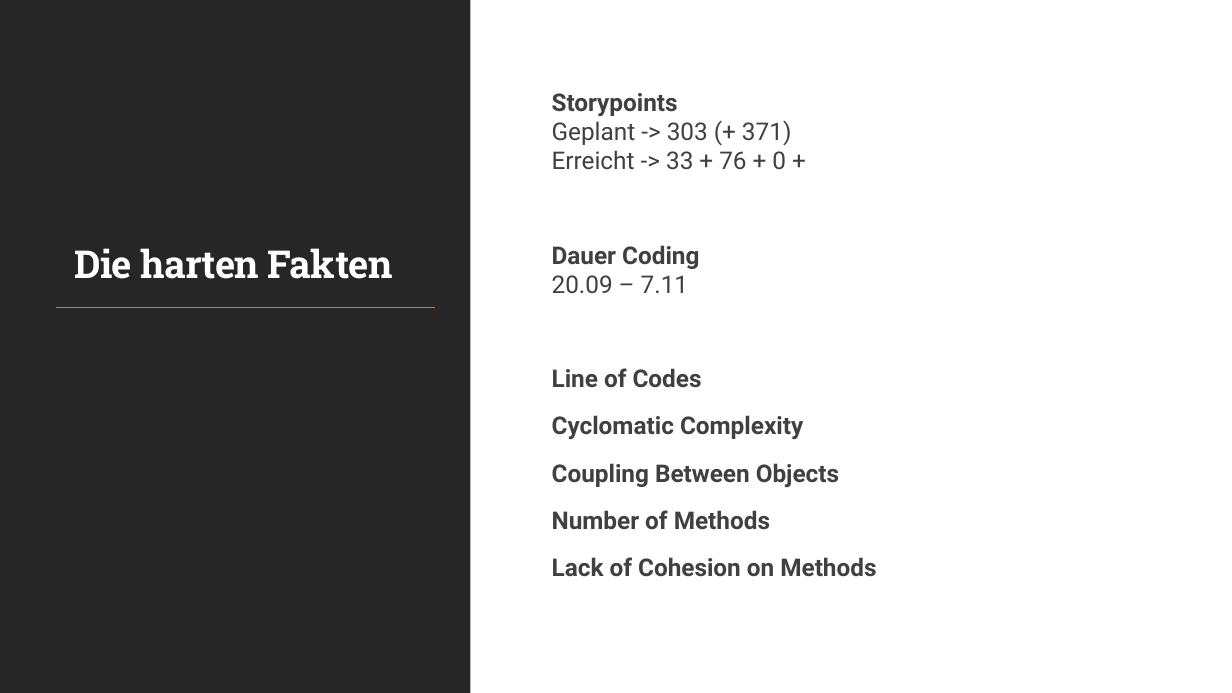
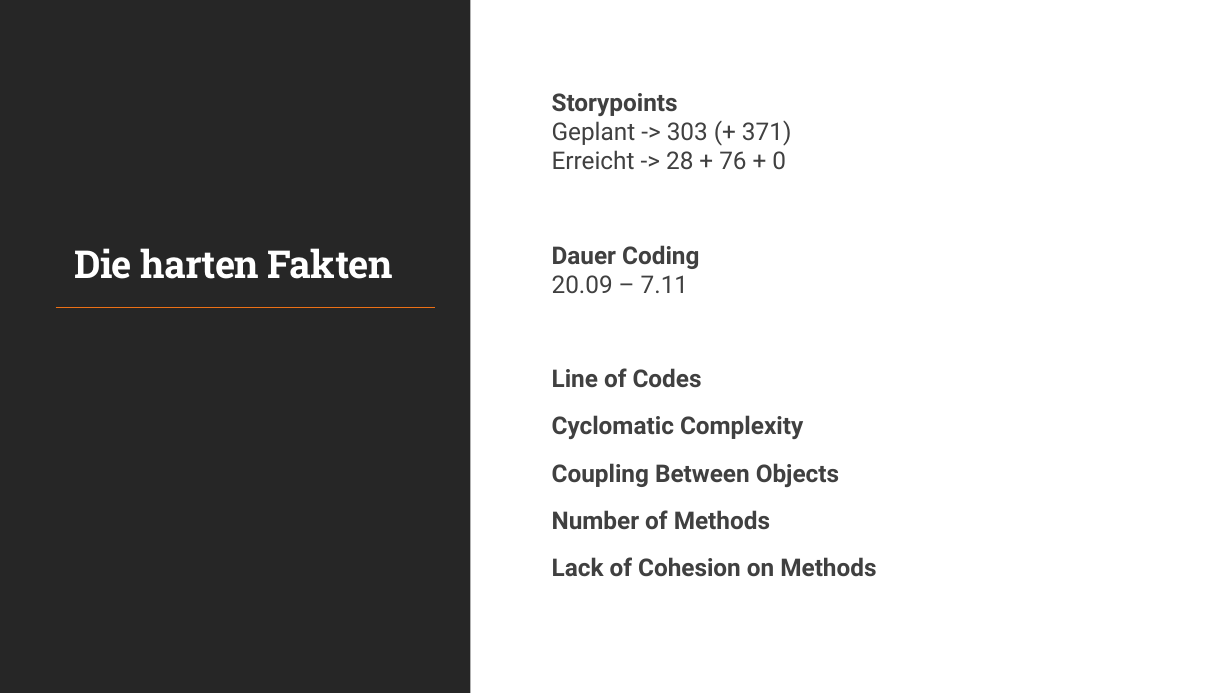
Before and after one commit to flyingcodeman/TM22_SoftwareEngineering_Gruppe2, a slide deck: slide 10 of Finale_Abgabe/Schiffe_versenken.pptx. Drawn at 1232x693 pixels with LibreOffice and Linux fonts; fonts in the diff are those of the drawing. Boxes give left, top, right and bottom in pixels: in the first picture for what was removed or moved away, otherwise in the second. Text is boxed around its words. In the diff, an @@ line names an element or a change of style, - is before the commit and + after.

```diff
--- a/Finale_Abgabe/Schiffe_versenken.pptx
+++ b/Finale_Abgabe/Schiffe_versenken.pptx
@@ text at box(552, 93, 792, 170): text changed @@
-Storypoints
-Geplant -> 303 (+ 371)
-Erreicht -> 33 + 76 + 0 +
+Storypoints
+Geplant -> 303 (+ 371)
+Erreicht -> 28 + 76 + 0
```
Also in this commit, not shown: 4 other slides changed, 11 other files.
